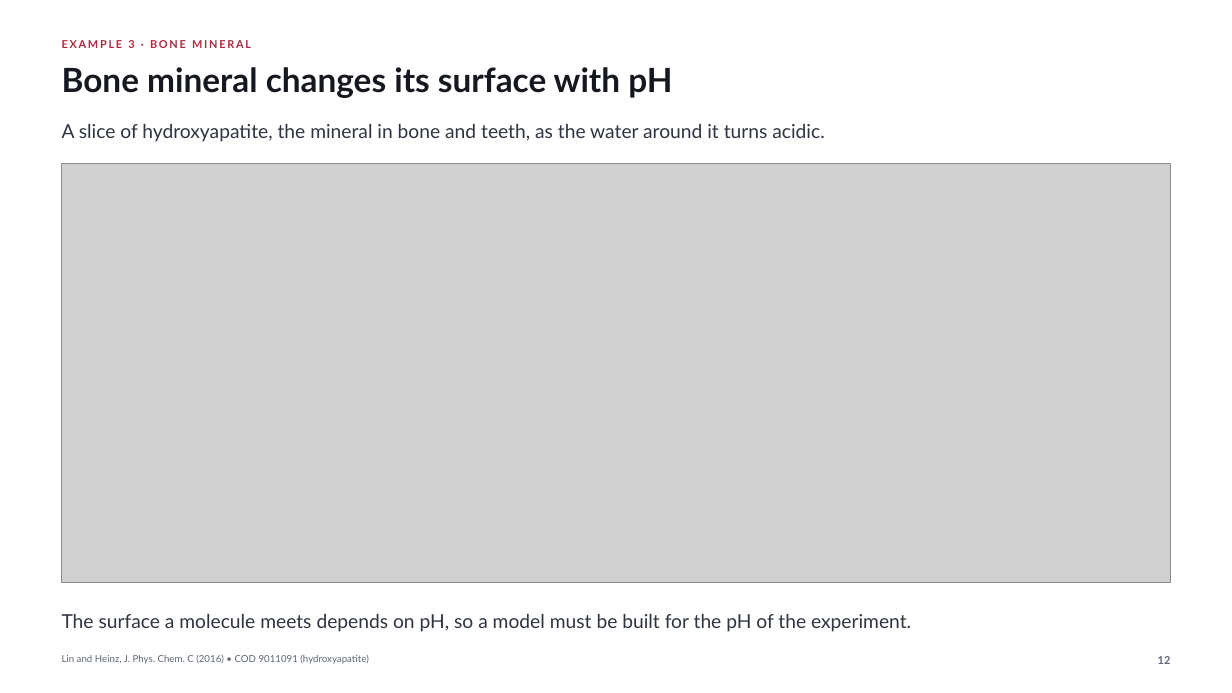
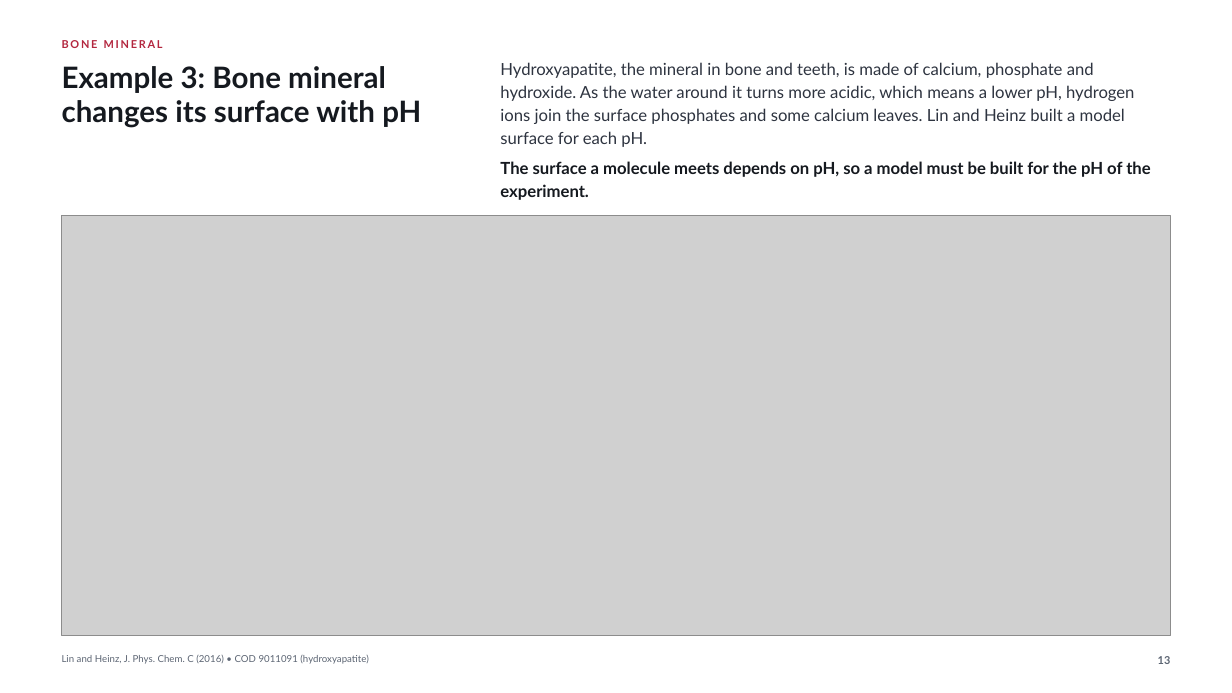
Before and after one commit to fl-sean03/fl-sean03.github.io, a slide deck: slide 13 of static/decks/interface-force-field/downloads/iff-visual-showcase.pptx (slide 12 before the commit). Drawn at 1232x693 pixels with LibreOffice and Linux fonts; fonts in the diff are those of the drawing; grey boxes stand for pictures. Boxes give left, top, right and bottom in pixels: in the first picture for what was removed or moved away, otherwise in the second. Text is boxed around its words. In the diff, an @@ line names an element or a change of style, - is before the commit and + after.

Commit message:
Add plain explanations to every IFF slide and redraw the five terms
Each picture slide now has two to four plain sentences beside its title
and a takeaway at its foot, the same in the viewer, the PowerPoint and
the PDF. The five energy terms are redrawn as five panels of one ethanol
and one water, each keeping only its own atoms in colour and drawing its
motion on the geometry, with the stretch along the O–H bond, the bend
centred on the oxygen, the twist about the C–C axis, the van der Waals
pair ringed and joined, and δ+ and δ− on the charged pair. A new third
slide shows why it matters through catalysts, medicine, bones and teeth,
and cement. The examples are numbered 1 to 3, the IFF Agent slide shows
its eight steps as small pictures built from the deck’s own figures and
rhodium’s published values, and the thank-you slide folds into the
answer, so the deck stays at 15 slides. The platinum result is stated
more cautiously, as a shift from cubes toward tetrahedra.

source/README.md explains how each picture is made, how to rebuild and
check the deck and how it was iterated, and it replaces
SOURCE-REBUILD.md. The checks it names now live in source/, with
verify.py for three-format parity, metadata and wording, interact.py for
the viewer controls and title.py for the Writings title image. A code
review then removed unused options from the build and figure code
without changing any output.

Claude-Session: 1e0464e8-20be-5170-b059-13392d79747b
Claude-Agent: iff-deck-designer

```diff
--- a/static/decks/interface-force-field/downloads/iff-visual-showcase.pptx
+++ b/static/decks/interface-force-field/downloads/iff-visual-showcase.pptx
@@ text at bbox=[62, 40, 163, 48]: text changed @@
-EXAMPLE 3 · BONE MINERAL
+BONE MINERAL
@@ text added at bbox=[62, 66, 386, 93], 23 pt, text #15191F, bold @@
+Example 3: Bone mineral
@@ text added at bbox=[500, 62, 1094, 78], 13 pt, text #2E3440 @@
+Hydroxyapatite, the mineral in bone and teeth, is made of calcium, phosphate and
@@ text added at bbox=[500, 85, 1134, 101], 13 pt, text #2E3440 @@
+hydroxide. As the water around it turns more acidic, which means a lower pH, hydrogen
@@ text at bbox=[62, 100, 421, 127]: text changed; size 26 to 23 pt @@
-Bone mineral changes its surface with pH
+changes its surface with pH
@@ text added at bbox=[500, 108, 1125, 124], 13 pt, text #2E3440 @@
+ions join the surface phosphates and some calcium leaves. Lin and Heinz built a model
@@ text removed at bbox=[62, 124, 824, 142] @@
-A slice of hydroxyapatite, the mineral in bone and teeth, as the water around it turns acidic.
@@ text added at bbox=[500, 131, 647, 147], 13 pt, text #2E3440 @@
+surface for each pH.
@@ text at bbox=[500, 161, 1151, 177]: text changed; size 15 to 13 pt; text colour #2E3440 to #15191F; bold on @@
-The surface a molecule meets depends on pH, so a model must be built for the pH of the experiment.
+The surface a molecule meets depends on pH, so a model must be built for the pH of the
@@ text added at bbox=[500, 184, 588, 200], 13 pt, text #15191F, bold @@
+experiment.
@@ picture: place and size @@
-picture at bbox=[62, 164, 1171, 583]
+picture at bbox=[62, 215, 1171, 635]
```
Also in this commit, not shown: 12 other slides changed, 2 slides added, 2 slides removed, 32 other files.
